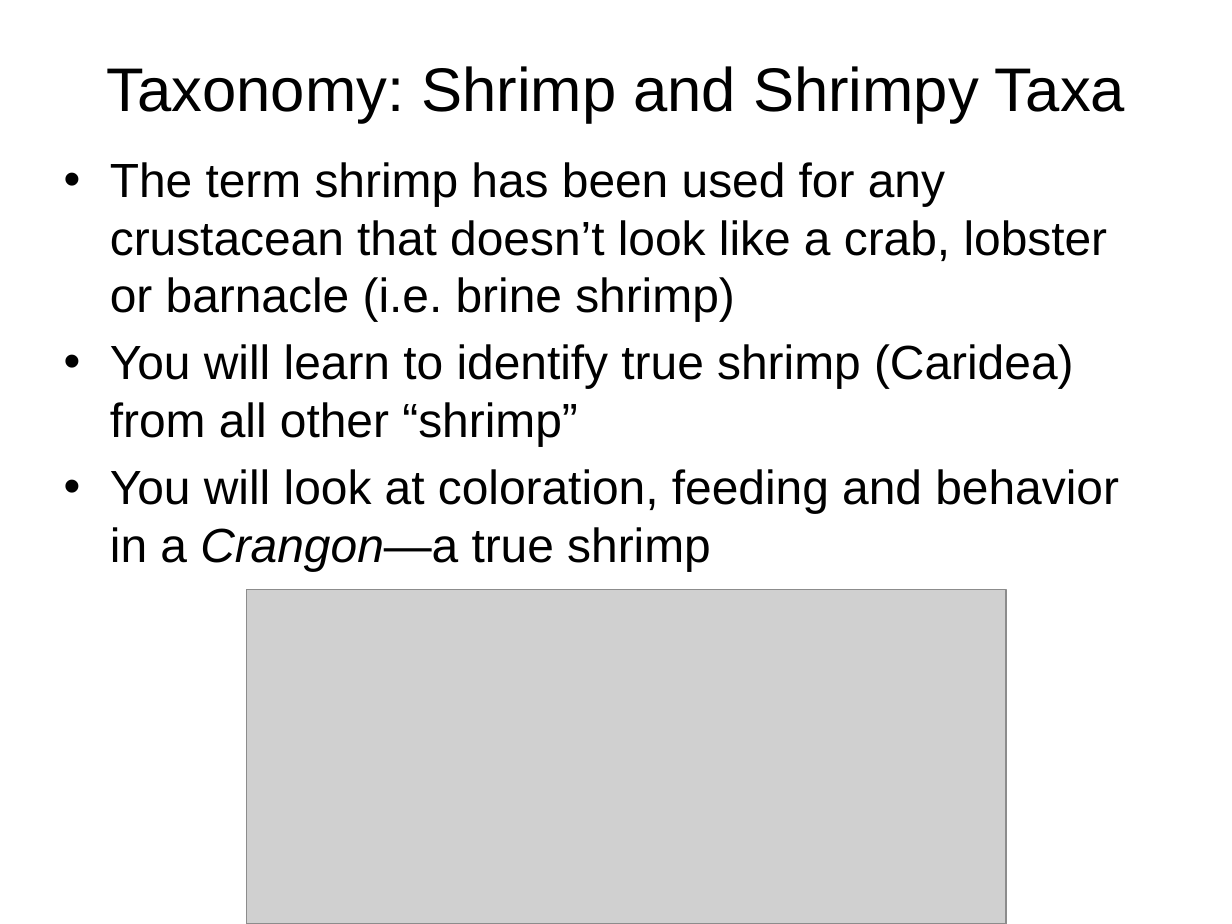
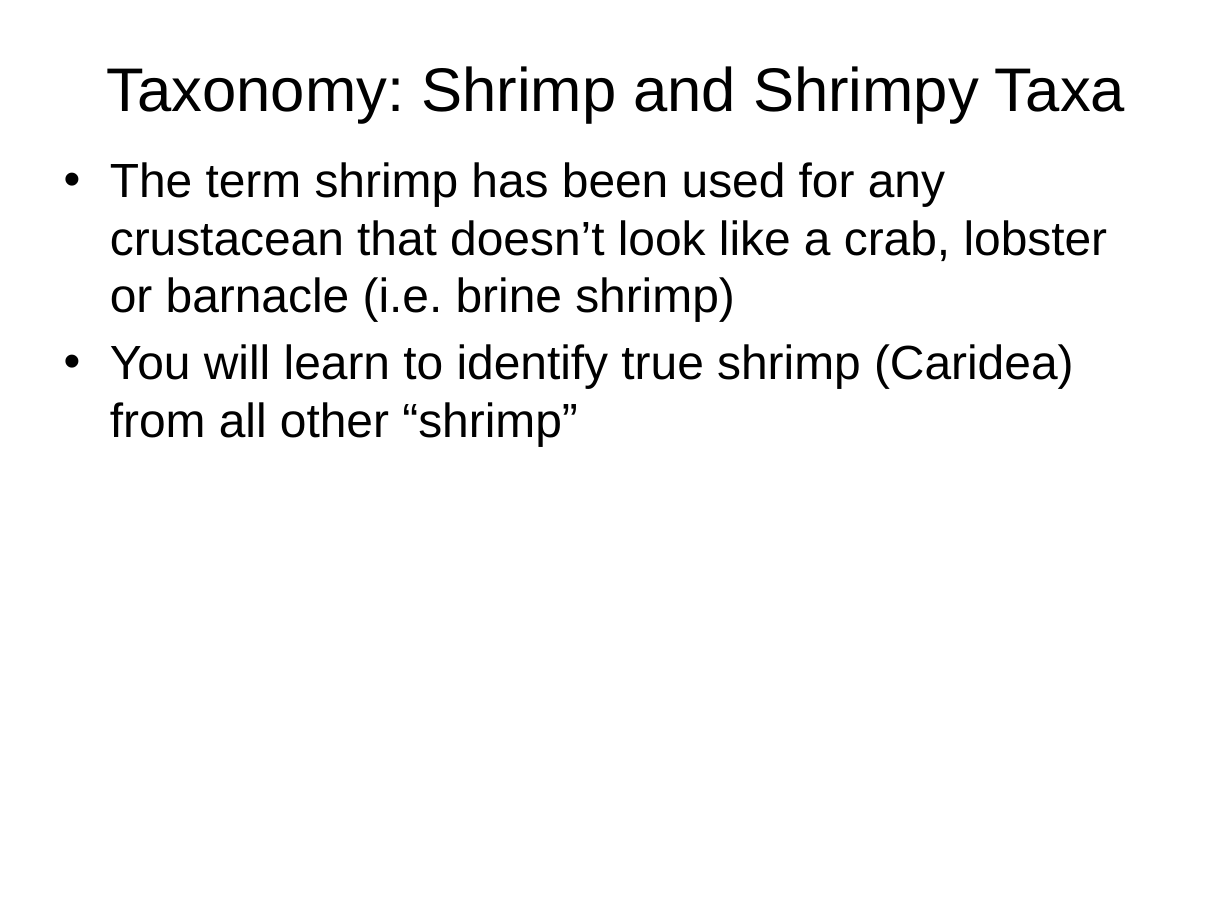
Before and after one commit to sr320/course-fish310-2015, a slide deck: slide 16 of Lab-Slides/Arthropod_devlopment_senses_taxonomy_2014.pptx (slide 17 before the commit). Drawn at 1232x924 pixels with LibreOffice and Linux fonts; fonts in the diff are those of the drawing; grey boxes stand for pictures. Boxes give left, top, right and bottom in pixels: in the first picture for what was removed or moved away, otherwise in the second. Text is boxed around its words. In the diff, an @@ line names an element or a change of style, - is before the commit and + after.

Commit message:
update

```diff
--- a/Lab-Slides/Arthropod_devlopment_senses_taxonomy_2014.pptx
+++ b/Lab-Slides/Arthropod_devlopment_senses_taxonomy_2014.pptx
@@ text at <box>110,469,1119,571</box>: paragraph removed @@
-• You will look at coloration, feeding and behavior in a Crangon—a true shrimp
@@ picture removed at <box>246,590,1007,924</box> @@
```
Also in this commit, not shown: 1 other slide changed, 1 slide removed.
